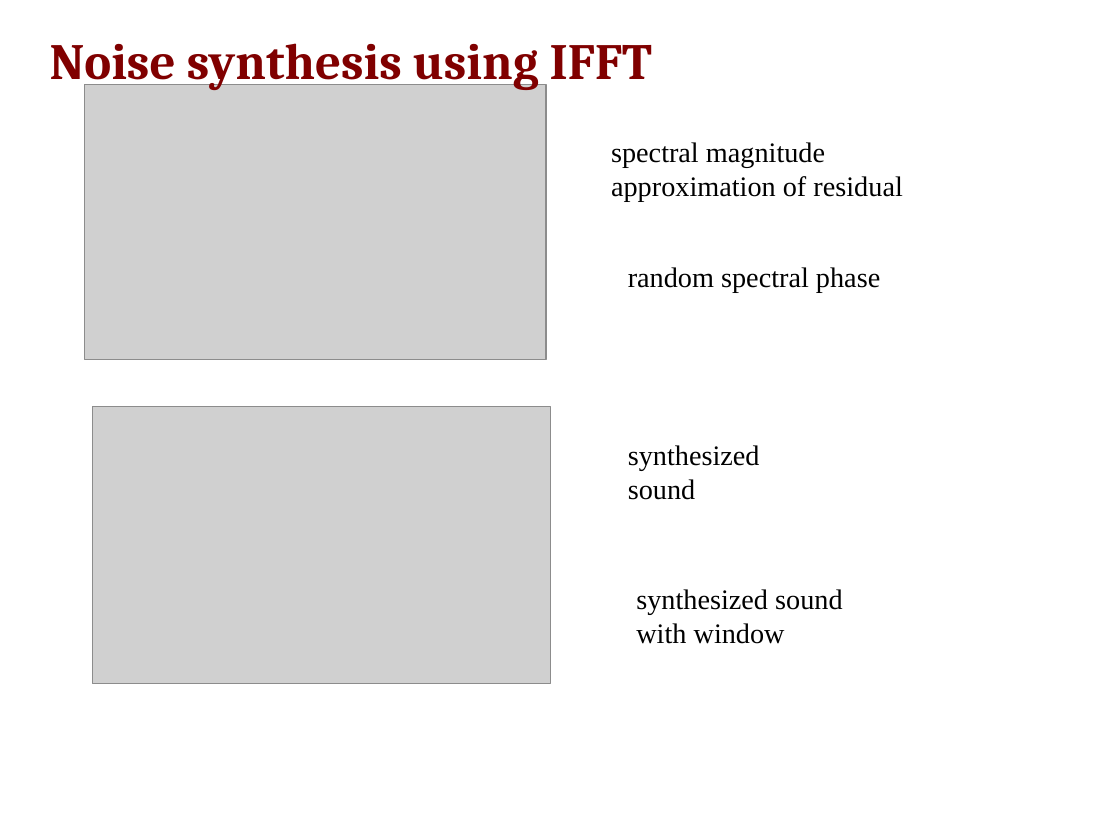
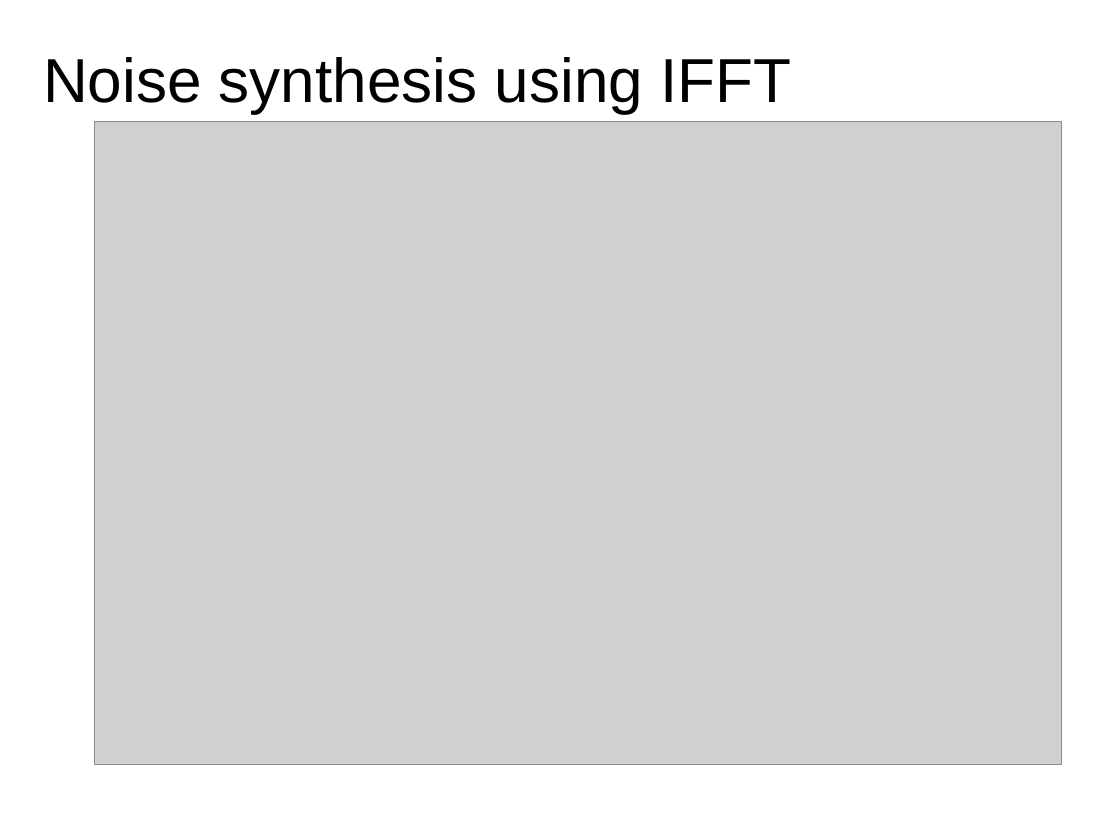
Before and after one commit to MTG/sms-tools, a slide deck: slide 17 of teaching-material/lectures/lect7-Sinusoidal-plus-Residual-model/7-Sinusoidal-plus-Residual-model.odp (slide 16 before the commit). Drawn at 1120x840 pixels with LibreOffice and Linux fonts; fonts in the diff are those of the drawing; grey boxes stand for pictures. Boxes give left, top, right and bottom in pixels: in the first picture for what was removed or moved away, otherwise in the second. Text is boxed around its words. In the diff, an @@ line names an element or a change of style, - is before the commit and + after.

Commit message:
changes to lectures

```diff
--- a/teaching-material/lectures/lect7-Sinusoidal-plus-Residual-model/7-Sinusoidal-plus-Residual-model.odp
+++ b/teaching-material/lectures/lect7-Sinusoidal-plus-Residual-model/7-Sinusoidal-plus-Residual-model.odp
@@ title "Noise synthesis using IFFT": place and size @@
-title "Noise synthesis using IFFT" at box(50, 43, 652, 90)
+title "Noise synthesis using IFFT" at box(43, 57, 791, 114)
@@ title "Noise synthesis using IFFT" at box(43, 57, 791, 114): size 36 to 44 pt, font Cambria to Arial, text colour #800000 to #000000, bold off @@
@@ picture: place and size @@
-picture at box(84, 84, 546, 360)
+picture at box(95, 122, 1062, 765)
@@ text removed at box(611, 142, 902, 201) @@
-spectral magnitude
-approximation of residual
@@ text removed at box(628, 267, 880, 292) @@
-random spectral phase
@@ picture removed at box(92, 407, 551, 684) @@
@@ text removed at box(628, 445, 760, 500) @@
-synthesized sound
@@ text removed at box(636, 589, 842, 644) @@
-synthesized sound
-with window
```
Also in this commit, not shown: 5 other slides changed, 9 slides added, 8 slides removed, 19 other files.
